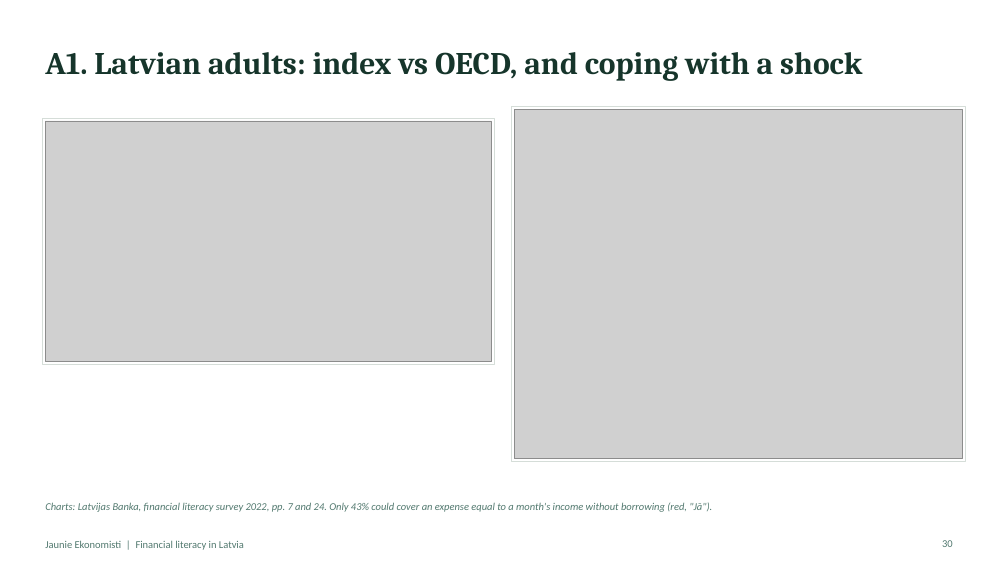
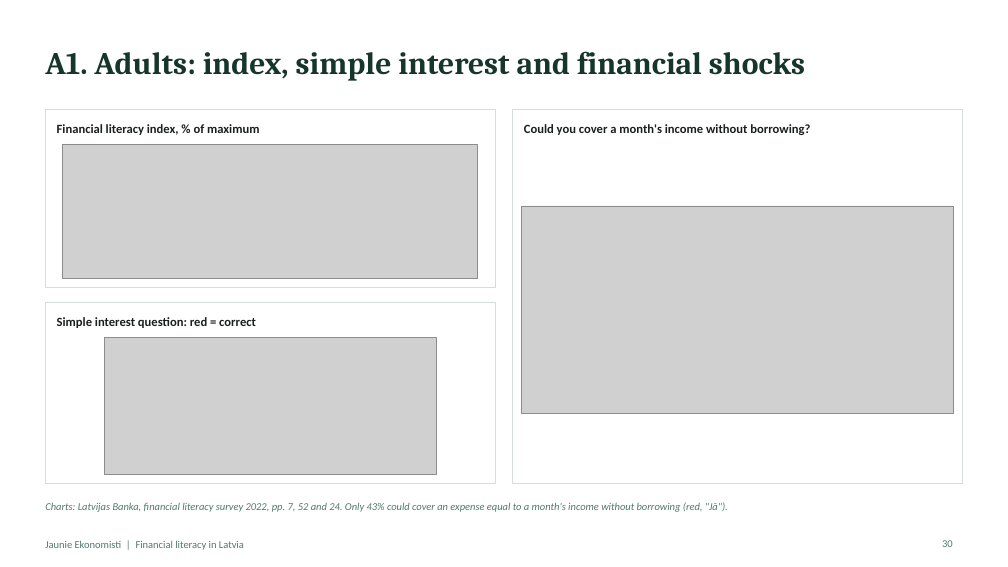
Before and after one commit to ArtisLV890/Elective-Impact-Making-for-the-Competitiveness-and-Data-Driven-Decisions-2026-2027, a slide deck: slide 30 of financial-literacy/presentation/Financial literacy in Latvia - presentation.pptx. Drawn at 1008x567 pixels with LibreOffice and Linux fonts; fonts in the diff are those of the drawing; grey boxes stand for pictures. Boxes give left, top, right and bottom in pixels: in the first picture for what was removed or moved away, otherwise in the second. Text is boxed around its words. In the diff, an @@ line names an element or a change of style, - is before the commit and + after.

```diff
--- a/financial-literacy/presentation/Financial literacy in Latvia - presentation.pptx
+++ b/financial-literacy/presentation/Financial literacy in Latvia - presentation.pptx
@@ title at [45,51,805,81]: text changed @@
-A1. Latvian adults: index vs OECD, and coping with a shock
+A1. Adults: index, simple interest and financial shocks
@@ rectangle: place and size @@
-rectangle at [42,118,495,364]
+rectangle at [45,110,495,287]
@@ rectangle: place and size @@
-rectangle at [511,107,966,462]
+rectangle at [513,110,963,484]
@@ text added at [57,124,259,135], 12 pt, text #1B1F1D, bold @@
+Financial literacy index, % of maximum
@@ picture: place and size @@
-picture at [45,121,492,361]
+picture at [63,144,478,278]
@@ text added at [524,124,810,135], 12 pt, text #1B1F1D, bold @@
+Could you cover a month's income without borrowing?
@@ picture: place and size @@
-picture at [514,110,963,459]
+picture at [522,206,954,413]
@@ rectangle added at [45,302,495,484], fill #FFFFFF, outline #D5DDD8 0.75 pt @@
@@ text added at [57,317,256,328], 12 pt, text #1B1F1D, bold @@
+Simple interest question: red = correct
@@ picture added at [104,337,436,475] @@
@@ text at [45,502,728,512]: text changed @@
-Charts: Latvijas Banka, financial literacy survey 2022, pp. 7 and 24. Only 43% could cover an expense equal to a month's income without borrowing (red, "Jā").
+Charts: Latvijas Banka, financial literacy survey 2022, pp. 7, 52 and 24. Only 43% could cover an expense equal to a month's income without borrowing (red, "Jā").
```
Also in this commit, not shown: 8 other slides changed, 20 other files.
